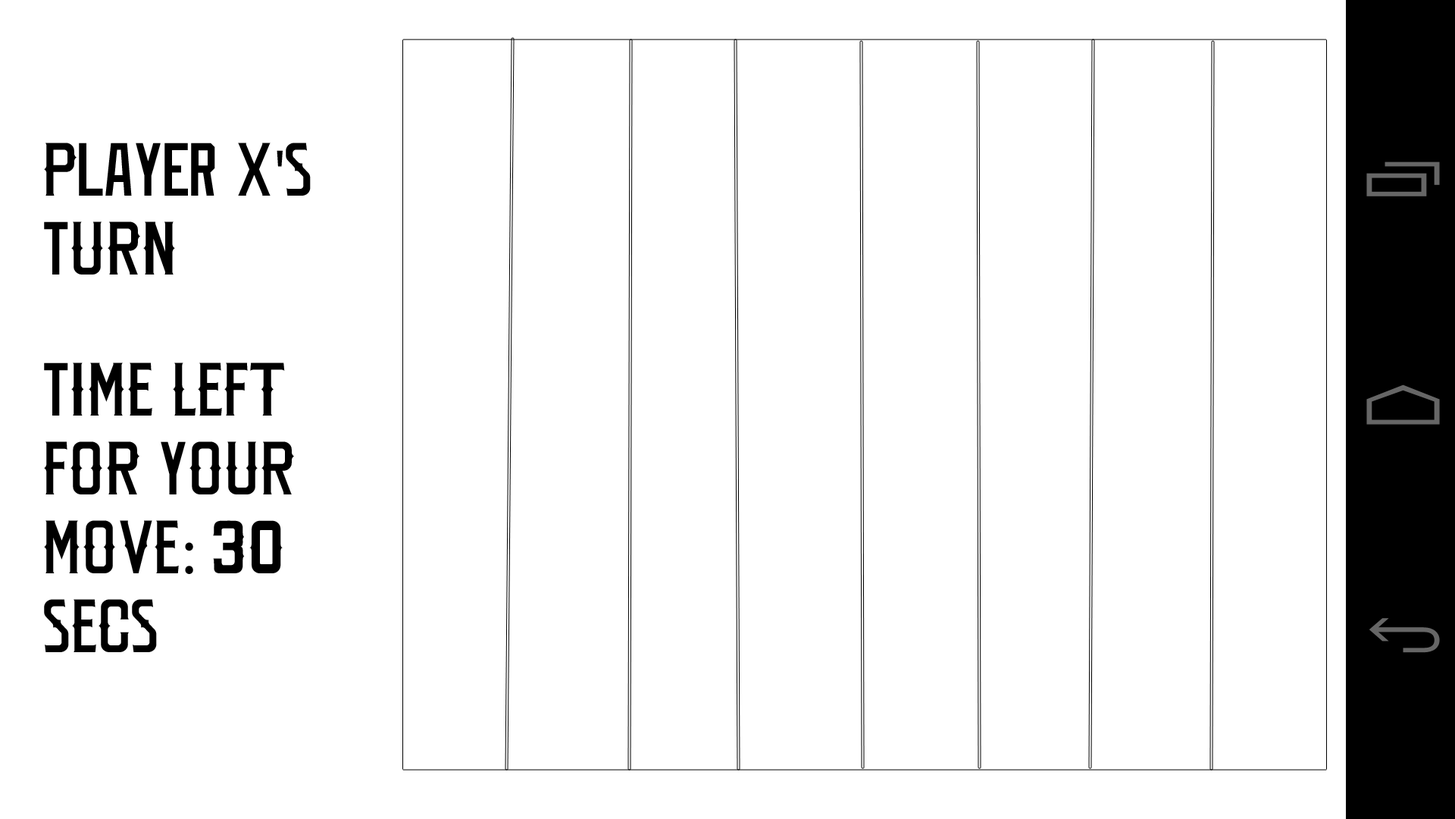
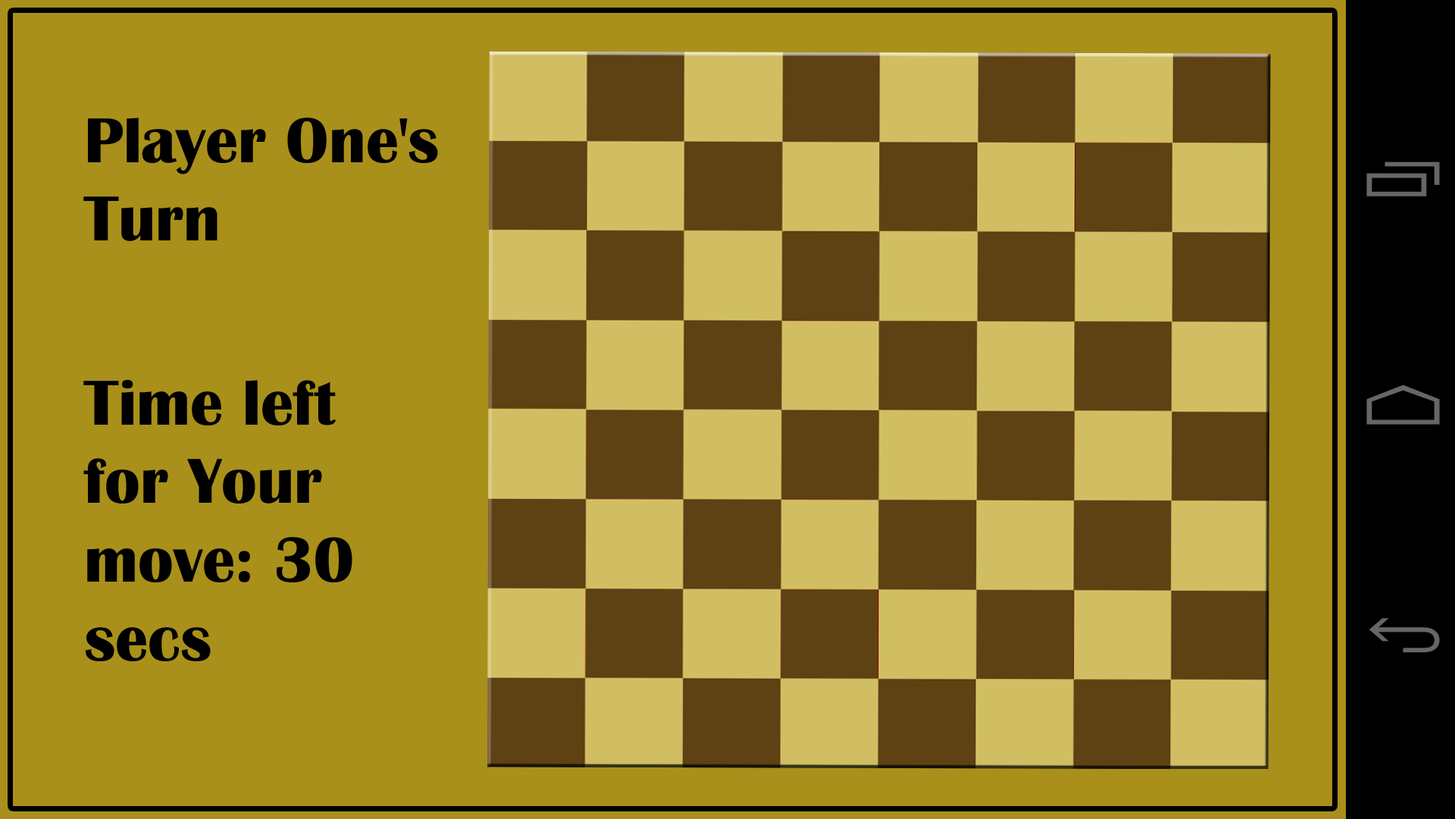
The second 1455 × 819 image is a revision of the first. Changes to its layers:
added layer "Shape 15" above "Layer 1" over [left=12, top=12, right=1333, bottom=806]
added layer "Layer 1" above "Player" over [left=487, top=51, right=1272, bottom=769]
painted on "Player" over [left=43, top=117, right=439, bottom=275]
painted on "Time left for Your move: 30 secs" over [left=43, top=362, right=353, bottom=661]
removed layer "Shape 7" over [left=977, top=40, right=981, bottom=768]
removed layer "Shape 6" over [left=1210, top=40, right=1215, bottom=770]
removed layer "Shape 5" over [left=1089, top=39, right=1095, bottom=768]
removed layer "Shape 4" over [left=734, top=39, right=740, bottom=770]
removed layer "Shape 3" over [left=505, top=37, right=514, bottom=770]
removed layer "Shape 2" over [left=628, top=39, right=633, bottom=770]
removed layer "Shape 1" over [left=860, top=40, right=865, bottom=768]
removed layer "CheckersBoard" over [left=403, top=39, right=1327, bottom=770]
painted on "Background" over [left=0, top=0, right=1347, bottom=819]
